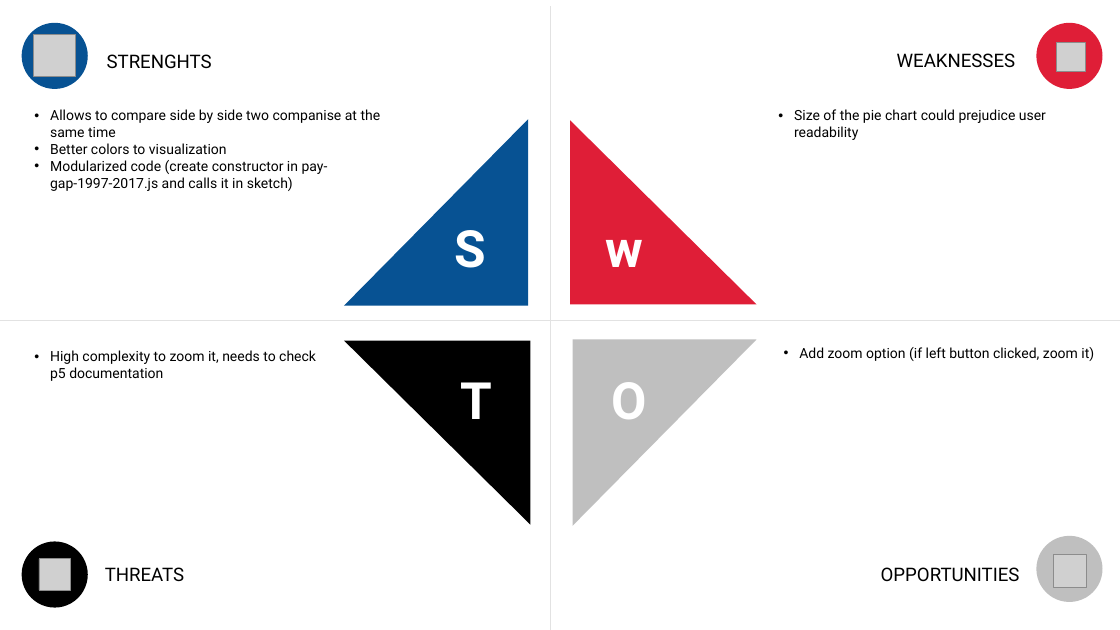
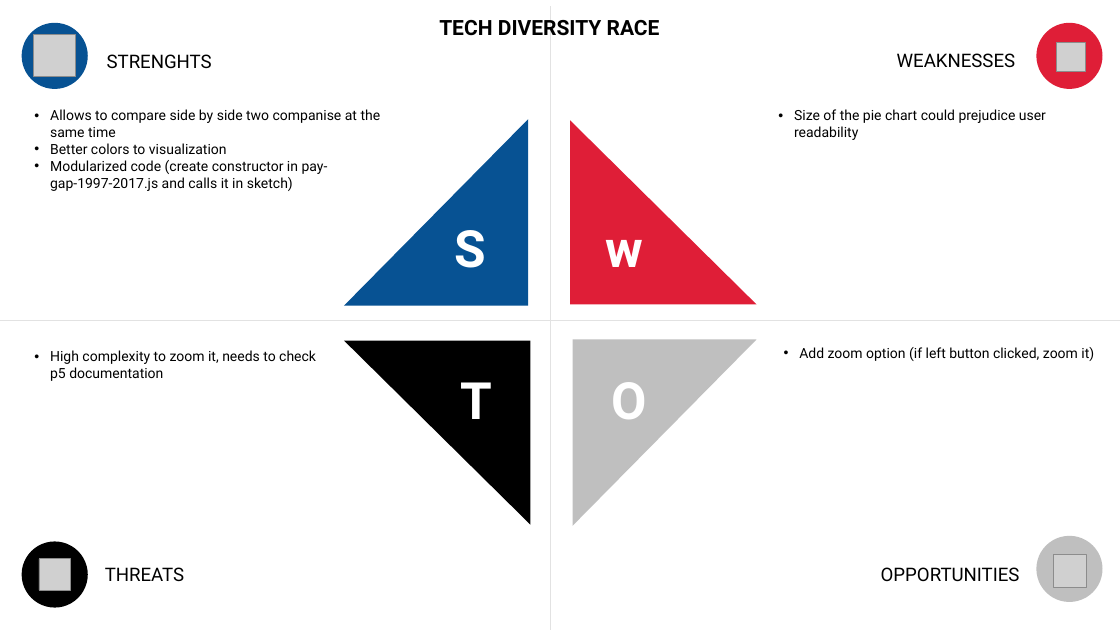
Before and after one commit to bbucalonserra/data-visualization-tool-js, a slide deck: slide 18 of layout-draft.pptx (slide 8 before the commit). Drawn at 1120x630 pixels with LibreOffice and Linux fonts; fonts in the diff are those of the drawing; grey boxes stand for pictures. Boxes give left, top, right and bottom in pixels: in the first picture for what was removed or moved away, otherwise in the second. Text is boxed around its words. In the diff, an @@ line names an element or a change of style, - is before the commit and + after.

```diff
--- a/layout-draft.pptx
+++ b/layout-draft.pptx
@@ text added at [439,20,660,36], 18 pt, text #000000, bold @@
+TECH DIVERSITY RACE
```
Also in this commit, not shown: 9 other slides changed, 16 slides added, 10 slides removed, 4 other files.
